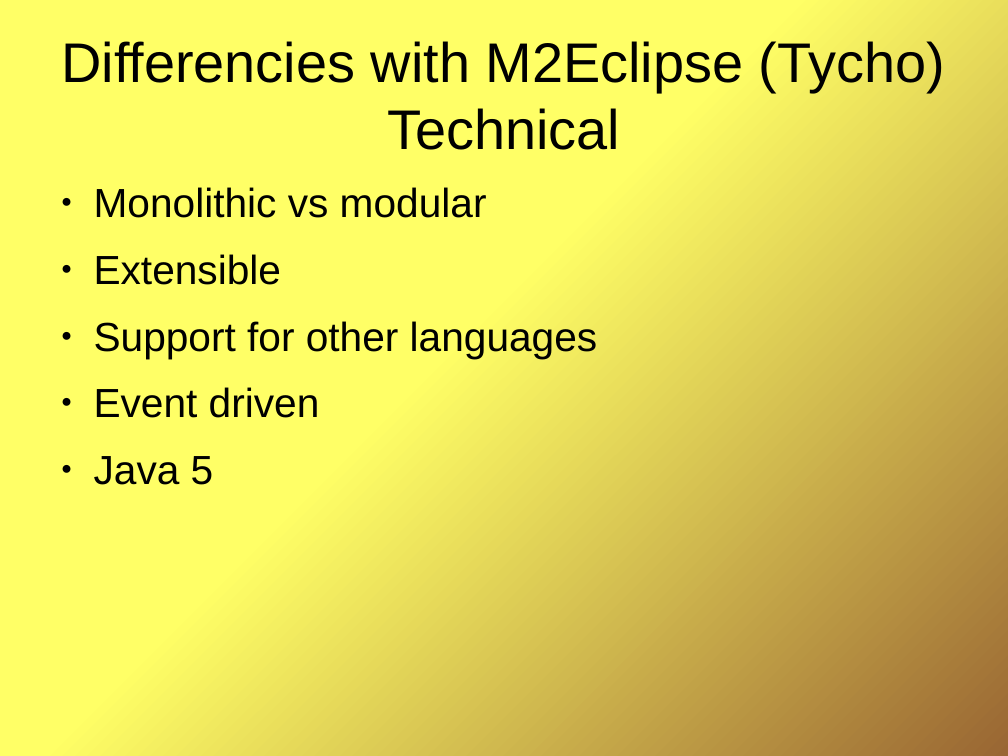
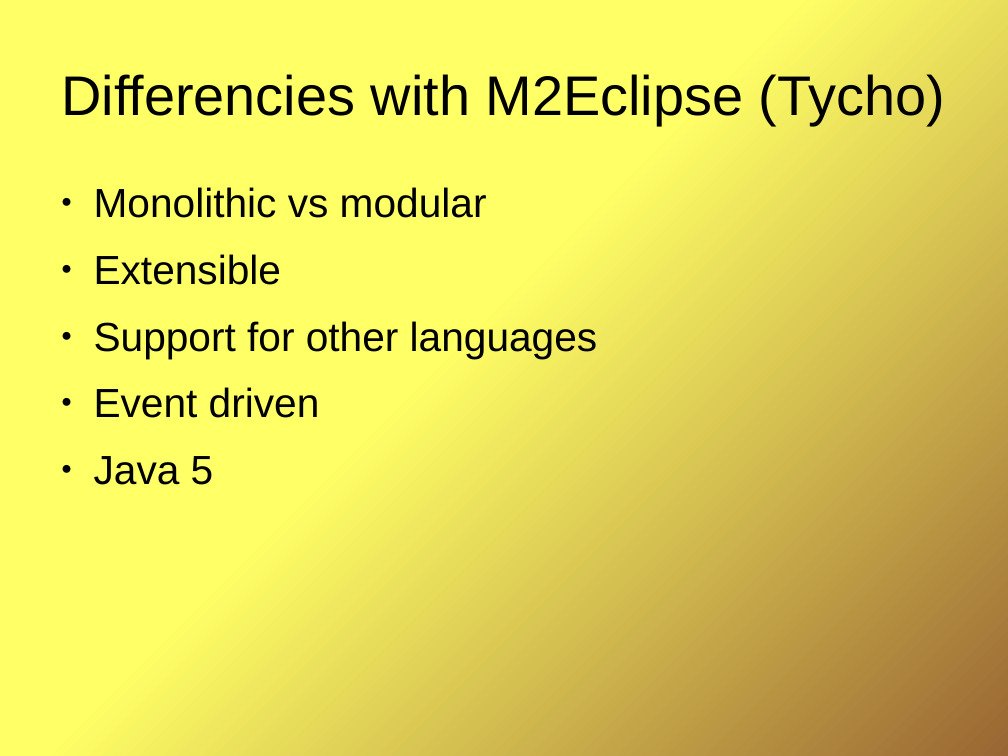
Before and after one commit to isabella232/q4e, a slide deck: slide 8 of docs/Q.odp. Drawn at 1008x756 pixels with LibreOffice and Linux fonts; fonts in the diff are those of the drawing; background and template pictures are left out. Boxes give left, top, right and bottom in pixels: in the first picture for what was removed or moved away, otherwise in the second. Text is boxed around its words. In the diff, an @@ line names an element or a change of style, - is before the commit and + after.

```diff
--- a/docs/Q.odp
+++ b/docs/Q.odp
@@ title at (61,74,945,125): text changed @@
-Differencies with M2Eclipse (Tycho)
-Technical
+Differencies with M2Eclipse (Tycho)
```
